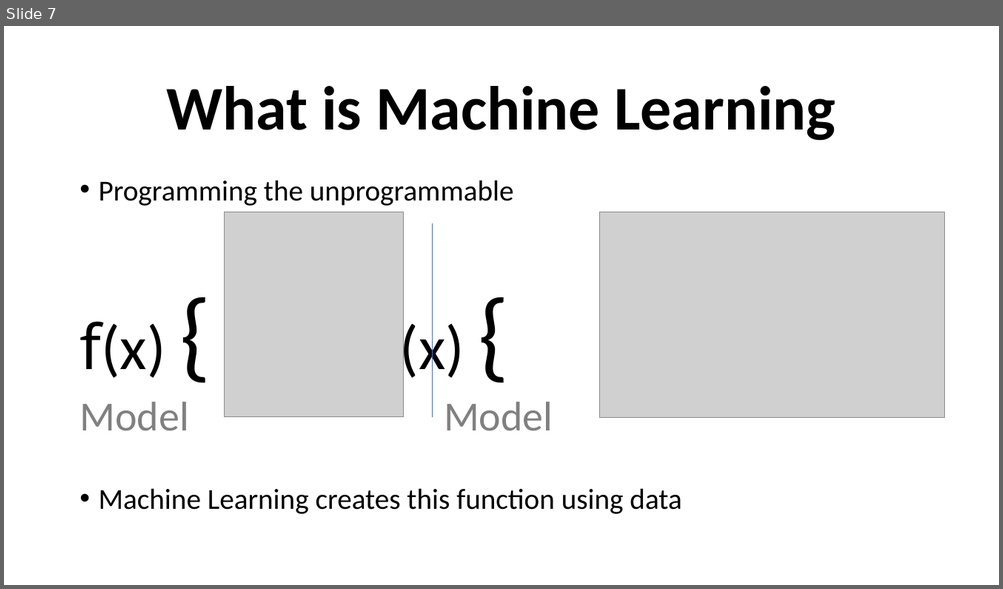
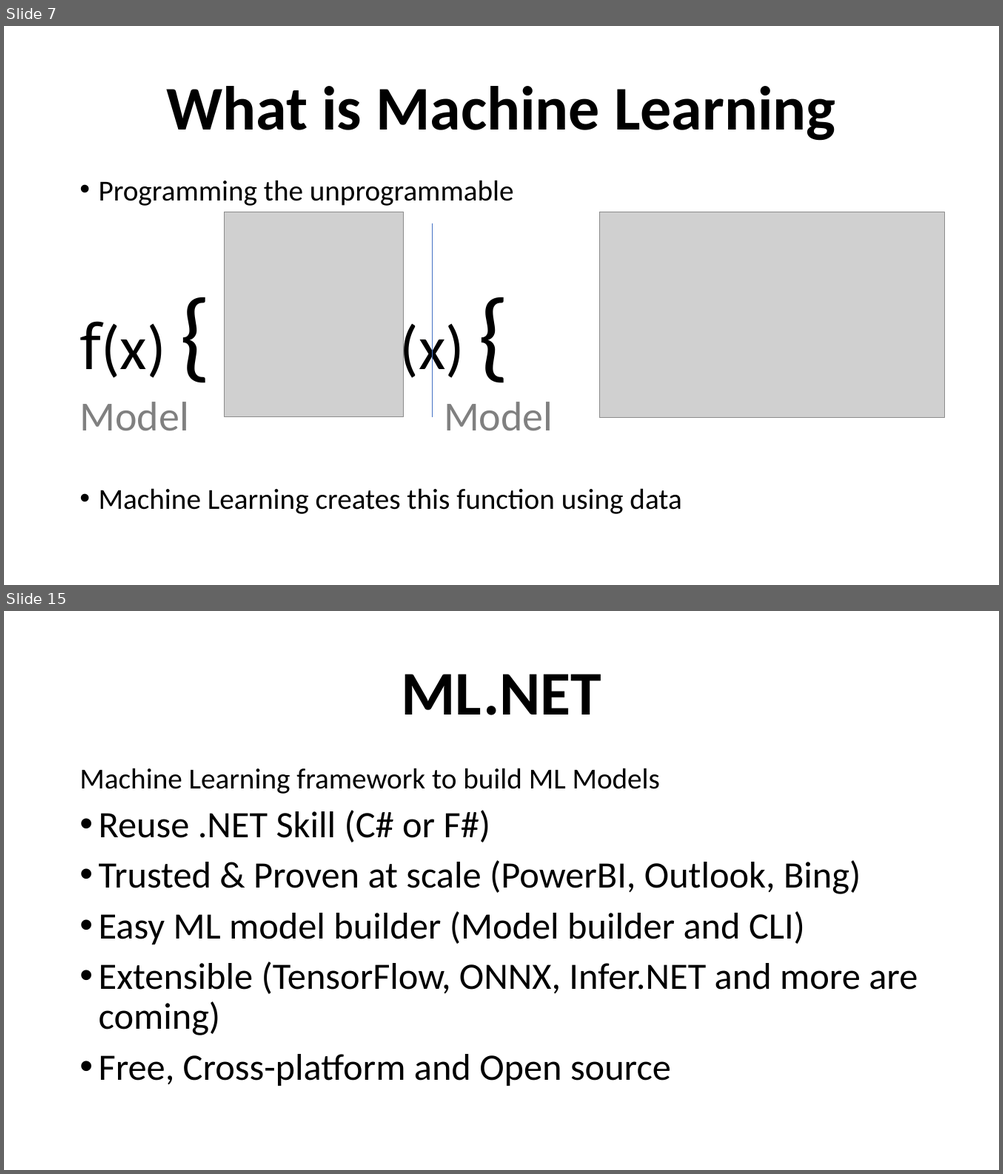
Before and after one commit to AmjadHossainRahat/.Net-Conf-BD-2019, a slide deck: presentation/ML dotNET.pptx. Shown one above the other, each under a label of ours: slide 7 before the commit, slides 7 and 15 after it; the slides between them are not shown. The pictures are 1003x589 and 1003x1174 pixels, drawn with LibreOffice and Linux fonts; fonts in the diff are those of the drawing; grey boxes stand for pictures. Boxes give left, top, right and bottom in pixels: in the first picture for what was removed or moved away, otherwise in the second. Text is boxed around its words. In the diff, an @@ line names an element or a change of style, - is before the commit and + after.

Commit message:
source added

```diff
--- a/presentation/ML dotNET.pptx
+++ b/presentation/ML dotNET.pptx
@@ slide 15 added at (4, 611, 999, 1170), background #FFFFFF @@
@@ title added at (401, 674, 601, 715), 60 pt, text #000000, bold @@
+ML.NET
@@ text added at (79, 768, 917, 1086), 36 pt, text #000000 @@
+Machine Learning framework to build ML Models
+• Reuse .NET Skill (C# or F#)
+• Trusted & Proven at scale (PowerBI, Outlook, Bing)
+• Easy ML model builder (Model builder and CLI)
+• Extensible (TensorFlow, ONNX, Infer.NET and more are coming)
+• Free, Cross-platform and Open source
```
Also in this commit, not shown: 7 other slides added, 8 other files.
